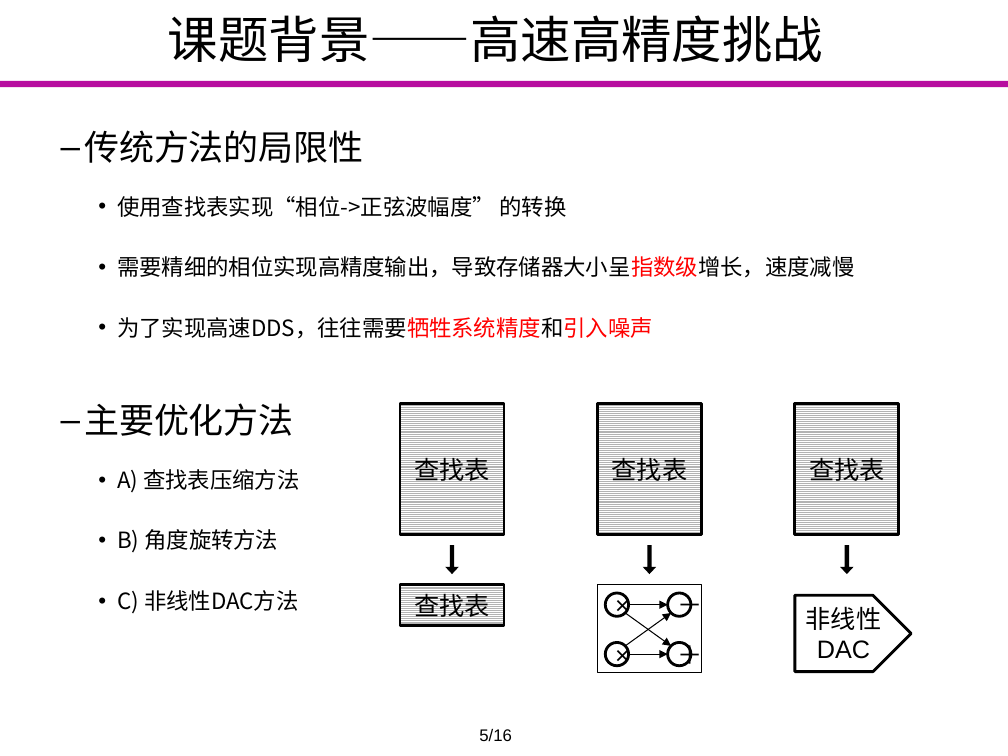
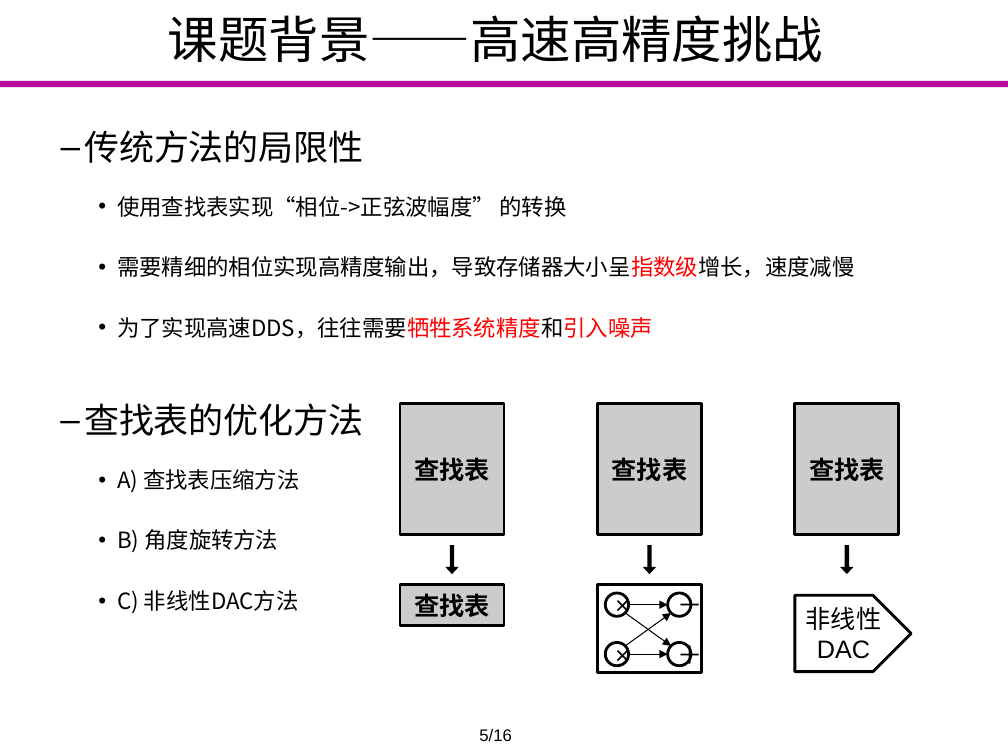
Before and after one commit to Markov2016/lunwen, a slide deck: slide 5 of dabian/杨一雄_毕业设计答辩.pptx. Drawn at 1008x756 pixels with LibreOffice and Linux fonts; fonts in the diff are those of the drawing; background and template pictures are left out. Boxes give left, top, right and bottom in pixels: in the first picture for what was removed or moved away, otherwise in the second. Text is boxed around its words. In the diff, an @@ line names an element or a change of style, - is before the commit and + after.

```diff
--- a/dabian/杨一雄_毕业设计答辩.pptx
+++ b/dabian/杨一雄_毕业设计答辩.pptx
@@ text at (84,403,364,436): text changed @@
-  – 主要优化方法
+  – 查找表的优化方法
@@ bold on; fill pattern #B3B3B3 on #FFFFFF to pattern #CCCCCC on #FFFFFF in 4 elements at (400,403,504,534), (400,585,504,626), (598,403,702,534), (795,403,899,534) @@
```
Also in this commit, not shown: 8 other slides changed, 2 slides added.
